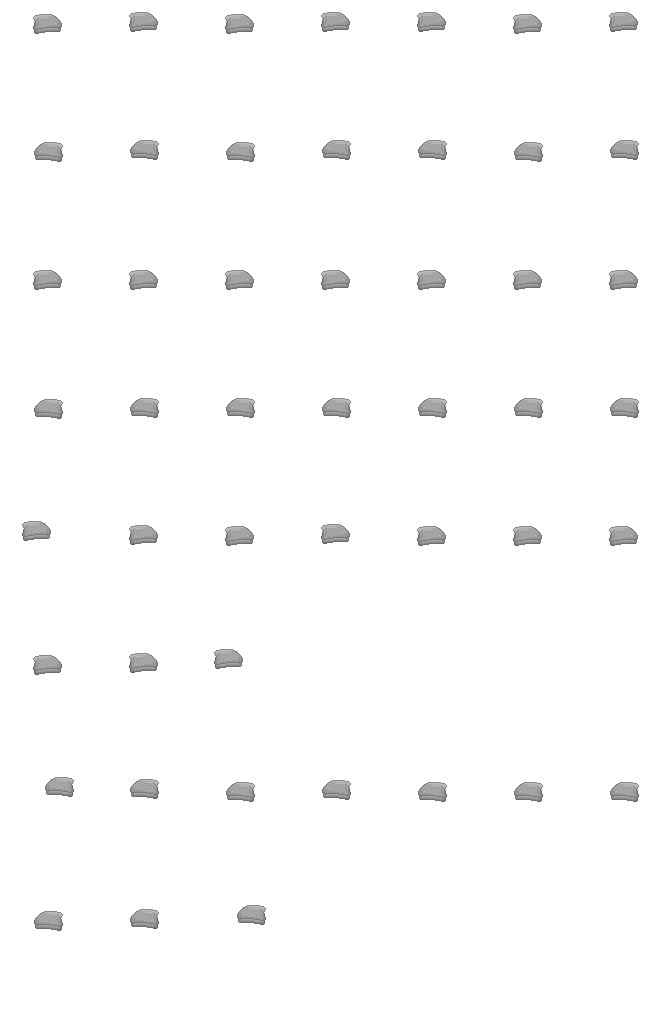
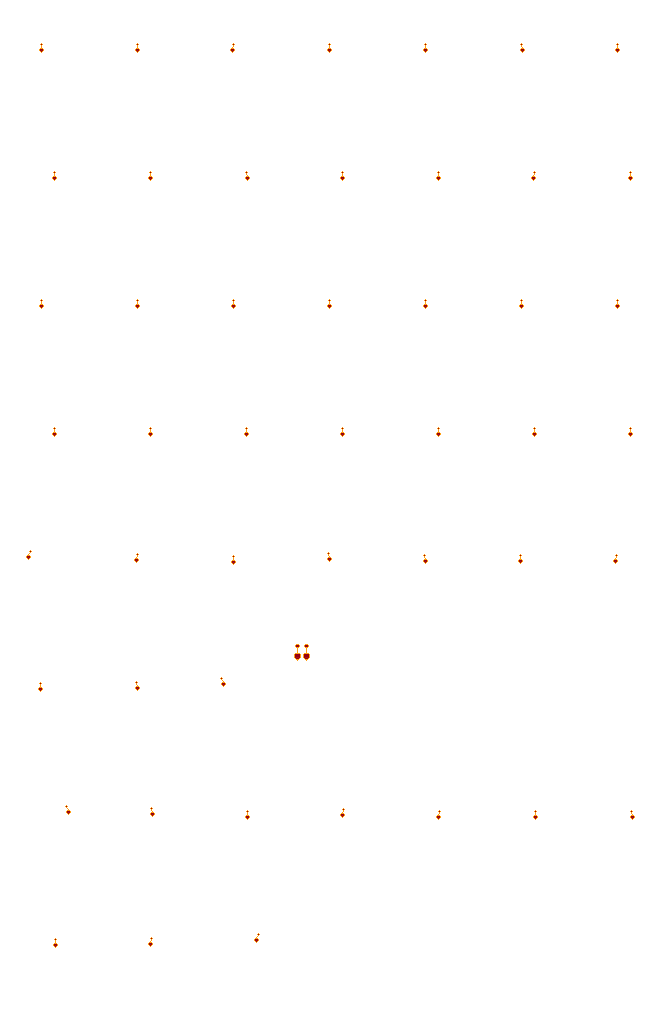
Layers edited between the first and the second w=672, h=1024 image:
hid "beanie" over (x1=22, y1=12, x2=639, y2=931)
showed "ruby_earrings", painted on it over (x1=26, y1=43, x2=635, y2=948)
